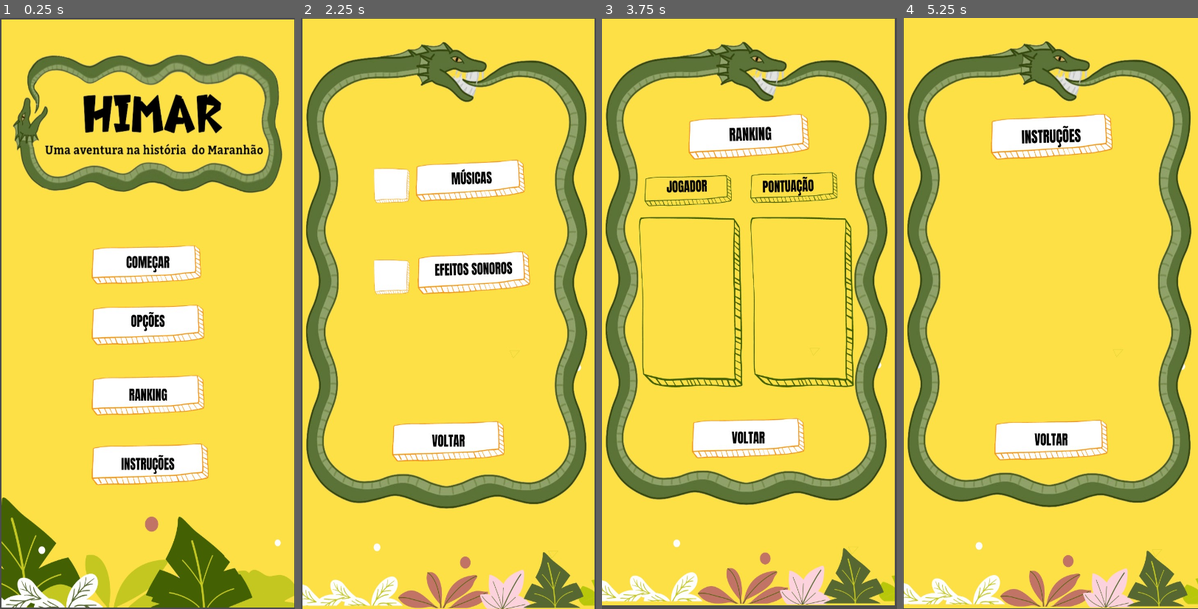
Above: before the commit, frames 1-4 (left to right).
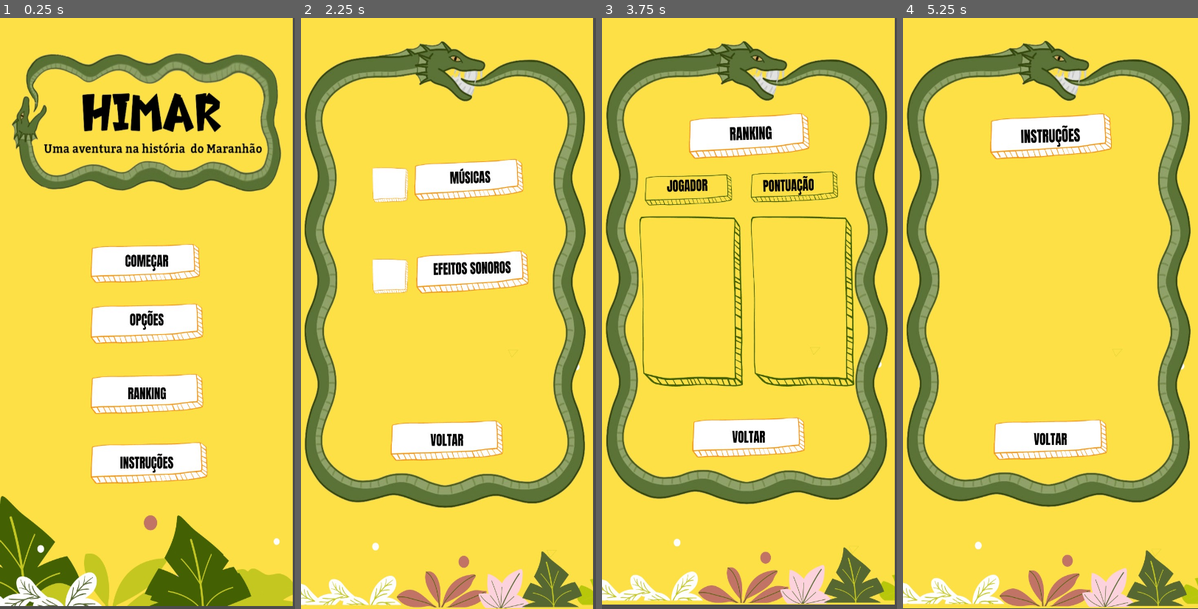
Above: after the commit, the same moments.

Repository: hpatryck/Projeto-Jogo
Game: Godot game, scene res://CENAS/Tela Principal.tscn
Two runs of this game, one before a commit and one after it. Both use one fixed random seed, a clock stepped at 60 frames per second and the inputs below.
Inputs (mouse positions are in pixels of both pictures, inside the frame that each line leads up to; where the layout moved, square brackets give the same spot in the first picture):
- Up to frame 1 (0.25 s): no input
- Up to frame 2 (2.25 s): click (445, 260) [445, 266] at 0.5 s; click (445, 437) [448, 437] at 1.25 s; click (445, 319) [448, 325] at 2 s
- Up to frame 3 (3.75 s): click (746, 437) [749, 437] at 2.75 s; click (749, 390) [749, 396] at 3.5 s
- Up to frame 4 (5.25 s): click (1050, 437) [1047, 437] at 4.25 s; click (1053, 461) at 5 s

The runs differ from the first frame. In frame 1, 12% of the frame differs, in the area x 0-100%, y 0-100%; in frame 2, 12%; in frame 3, 9.7%; in frame 4, 6.6%.

Commit message:
Reposicionei as telas

Diff:
--- a/CENAS/Tela 2.tscn
+++ b/CENAS/Tela 2.tscn
@@ -7,12 +7,9 @@
 anchor_right = 1.0
 anchor_bottom = 1.0
 script = ExtResource( 2 )
-__meta__ = {
-"_edit_use_anchors_": false
-}
 
 [node name="2full" type="Sprite" parent="."]
-position = Vector2( 200.5, 396.5 )
+position = Vector2( 198, 399 )
 scale = Vector2( 0.548611, 0.622656 )
 texture = ExtResource( 1 )
 
--- a/CENAS/Tela 3.tscn
+++ b/CENAS/Tela 3.tscn
@@ -7,12 +7,9 @@
 anchor_right = 1.0
 anchor_bottom = 1.0
 script = ExtResource( 2 )
-__meta__ = {
-"_edit_use_anchors_": false
-}
 
 [node name="3full" type="Sprite" parent="."]
-position = Vector2( 200, 401 )
+position = Vector2( 198, 400 )
 scale = Vector2( 0.55, 0.625 )
 texture = ExtResource( 1 )
 
--- a/CENAS/Tela 4.tscn
+++ b/CENAS/Tela 4.tscn
@@ -7,12 +7,9 @@
 anchor_right = 1.0
 anchor_bottom = 1.0
 script = ExtResource( 2 )
-__meta__ = {
-"_edit_use_anchors_": false
-}
 
 [node name="4full" type="Sprite" parent="."]
-position = Vector2( 198.5, 398 )
+position = Vector2( 199, 397 )
 scale = Vector2( 0.551389, 0.620312 )
 texture = ExtResource( 1 )
 
--- a/CENAS/Tela 5.tscn
+++ b/CENAS/Tela 5.tscn
@@ -7,12 +7,9 @@
 anchor_right = 1.0
 anchor_bottom = 1.0
 script = ExtResource( 2 )
-__meta__ = {
-"_edit_use_anchors_": false
-}
 
 [node name="5full" type="Sprite" parent="."]
-position = Vector2( 201, 399.5 )
+position = Vector2( 200, 399 )
 scale = Vector2( 0.555556, 0.624219 )
 texture = ExtResource( 1 )
 
--- a/CENAS/Tela Principal.tscn
+++ b/CENAS/Tela Principal.tscn
@@ -7,12 +7,9 @@
 anchor_right = 1.0
 anchor_bottom = 1.0
 script = ExtResource( 1 )
-__meta__ = {
-"_edit_use_anchors_": false
-}
 
 [node name="1full" type="Sprite" parent="."]
-position = Vector2( 200.5, 399.75 )
+position = Vector2( 199, 398 )
 scale = Vector2( 0.551389, 0.621484 )
 texture = ExtResource( 2 )
 
Not shown, changed: .mono/assemblies/Debug/GodotSharp.xml
Not shown, changed: .mono/assemblies/Debug/GodotSharpEditor.xml
Not shown, changed: .mono/assemblies/Debug/api_hash_cache.cfg
Not shown, added: .mono/metadata/ide_messaging_meta.txt
Not shown, changed: .mono/assemblies/Debug/GodotSharp.dll
Not shown, changed: .mono/assemblies/Debug/GodotSharp.pdb
Not shown, changed: .mono/assemblies/Debug/GodotSharpEditor.dll
Not shown, changed: .mono/assemblies/Debug/GodotSharpEditor.pdb
